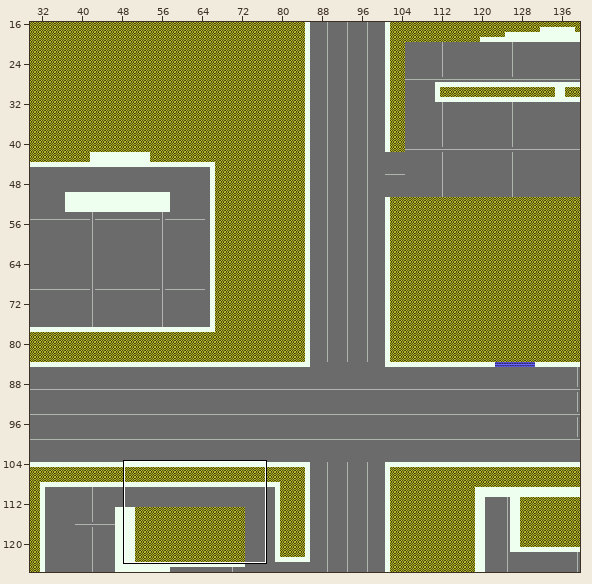
Tiled map: Assets/Graphics/Maps/Gray Box/RetailGraybox.tmx. The first picture is a wide view before the edit; the outline marks the close-up.
Close-up. Before:
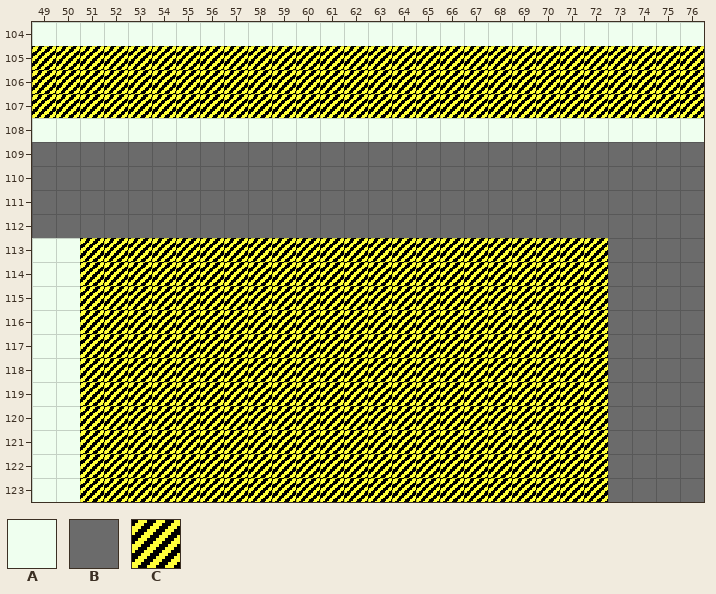
Cells are 16x16 px. Shown: x 49..76, y 104..123. The commit also changed other parts of the map, which this record leaves out.
Key: from "DebugGraybox": A 0, B 2, C 4.
_ is an empty cell, # one hidden under a higher layer.
Layers that did not change in this view are not listed.
Layer "Graybox/GrayBox" before, first column x 49:
104 AAAAAAAAAAAAAAAAAAAAAAAAAAAA
105 CCCCCCCCCCCCCCCCCCCCCCCCCCCC
106 CCCCCCCCCCCCCCCCCCCCCCCCCCCC
107 CCCCCCCCCCCCCCCCCCCCCCCCCCCC
108 AAAAAAAAAAAAAAAAAAAAAAAAAAAA
109 BBBBBBBBBBBBBBBBBBBBBBBBBBBB
110 BBBBBBBBBBBBBBBBBBBBBBBBBBBB
111 BBBBBBBBBBBBBBBBBBBBBBBBBBBB
112 BBBBBBBBBBBBBBBBBBBBBBBBBBBB
113 AACCCCCCCCCCCCCCCCCCCCCCBBBB
114 AACCCCCCCCCCCCCCCCCCCCCCBBBB
115 AACCCCCCCCCCCCCCCCCCCCCCBBBB
116 AACCCCCCCCCCCCCCCCCCCCCCBBBB
117 AACCCCCCCCCCCCCCCCCCCCCCBBBB
118 AACCCCCCCCCCCCCCCCCCCCCCBBBB
119 AACCCCCCCCCCCCCCCCCCCCCCBBBB
120 AACCCCCCCCCCCCCCCCCCCCCCBBBB
121 AACCCCCCCCCCCCCCCCCCCCCCBBBB
122 AACCCCCCCCCCCCCCCCCCCCCCBBBB
123 AACCCCCCCCCCCCCCCCCCCCCCBBBB
After:
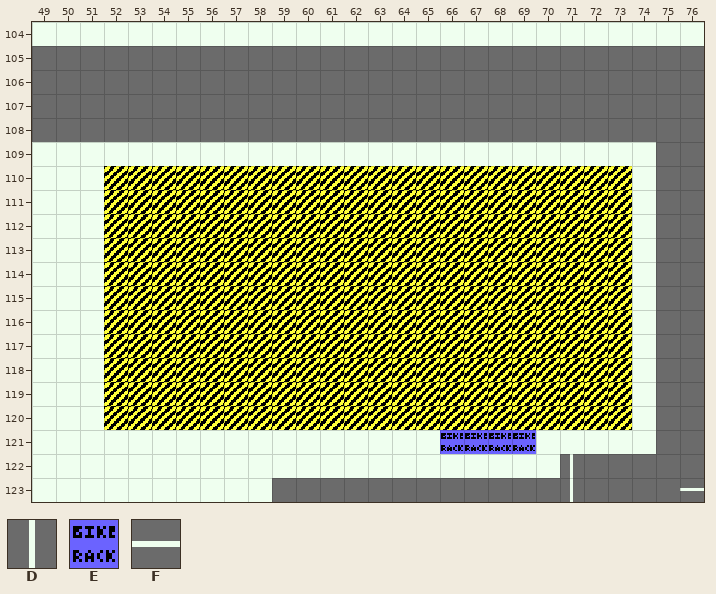
Further tiles: from "DebugGraybox": D 3, E 6, F 7.
The exact change:
{"where": "layer \"Graybox/GrayBox\""}
{"y":105,"x":49,"old":"CCCCCCCCCCCCCCCCCCCCCCCCCCCC","new":"BBBBBBBBBBBBBBBBBBBBBBBBBBBB"}
{"y":106,"x":49,"old":"CCCCCCCCCCCCCCCCCCCCCCCCCCCC","new":"BBBBBBBBBBBBBBBBBBBBBBBBBBBB"}
{"y":107,"x":49,"old":"CCCCCCCCCCCCCCCCCCCCCCCCCCCC","new":"BBBBBBBBBBBBBBBBBBBBBBBBBBBB"}
{"y":108,"x":49,"old":"AAAAAAAAAAAAAAAAAAAAAAAAAAAA","new":"BBBBBBBBBBBBBBBBBBBBBBBBBBBB"}
{"y":109,"x":49,"old":"BBBBBBBBBBBBBBBBBBBBBBBBBB","new":"AAAAAAAAAAAAAAAAAAAAAAAAAA"}
{"y":110,"x":49,"old":"BBBBBBBBBBBBBBBBBBBBBBBBBB","new":"AAACCCCCCCCCCCCCCCCCCCCCCA"}
{"y":111,"x":49,"old":"BBBBBBBBBBBBBBBBBBBBBBBBBB","new":"AAACCCCCCCCCCCCCCCCCCCCCCA"}
{"y":112,"x":49,"old":"BBBBBBBBBBBBBBBBBBBBBBBBBB","new":"AAACCCCCCCCCCCCCCCCCCCCCCA"}
{"y":113,"x":51,"old":"C","new":"A"}
{"y":113,"x":73,"old":"BB","new":"CA"}
{"y":114,"x":51,"old":"C","new":"A"}
{"y":114,"x":73,"old":"BB","new":"CA"}
{"y":115,"x":51,"old":"C","new":"A"}
{"y":115,"x":73,"old":"BB","new":"CA"}
{"y":116,"x":51,"old":"C","new":"A"}
{"y":116,"x":73,"old":"BB","new":"CA"}
{"y":117,"x":51,"old":"C","new":"A"}
{"y":117,"x":73,"old":"BB","new":"CA"}
{"y":118,"x":51,"old":"C","new":"A"}
{"y":118,"x":73,"old":"BB","new":"CA"}
{"y":119,"x":51,"old":"C","new":"A"}
{"y":119,"x":73,"old":"BB","new":"CA"}
{"y":120,"x":51,"old":"C","new":"A"}
{"y":120,"x":73,"old":"BB","new":"CA"}
{"y":121,"x":51,"old":"CCCCCCCCCCCCCCCCCCCCCCBB","new":"AAAAAAAAAAAAAAA####AAAAA"}
{"y":122,"x":51,"old":"CCCCCCCCCCCCCCCCCCCCCC","new":"AAAAAAAAAAAAAAAAAAAADB"}
{"y":123,"x":51,"old":"CCCCCCCCCCCCCCCCCCCCCC","new":"AAAAAAAABBBBBBBBBBBBDB"}
{"y":123,"x":76,"old":"B","new":"F"}
{"where": "layer \"Graybox/Bike Racks\""}
{"y":121,"x":66,"old":"____","new":"EEEE"}
